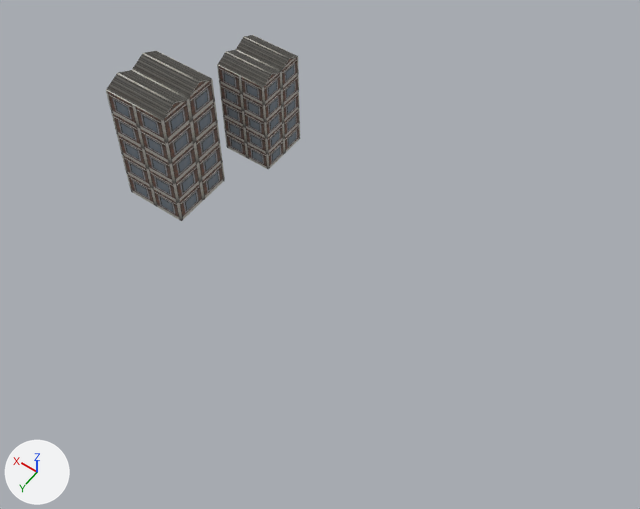
Renders of the OBJ model examples/vehicle-playground/res/models/urban/procgen-procpain-district-tower-x0zm1.obj from each side of a commit.
The view is the same before and after, from a 50 mm camera at (-32.5, 49.2, 83.0) aimed at (2.4, 0.4, 6.4). Every picture has the same lights, and +X, +Y and +Z are marked at lower left. The older version comes first. Where no turn or scale is listed for an object, it has been applied to the vertices. Vertices at exactly the same position are counted once.

Names of what the first picture shows: 'procgen-procpain-district-tower-x0zm1'.
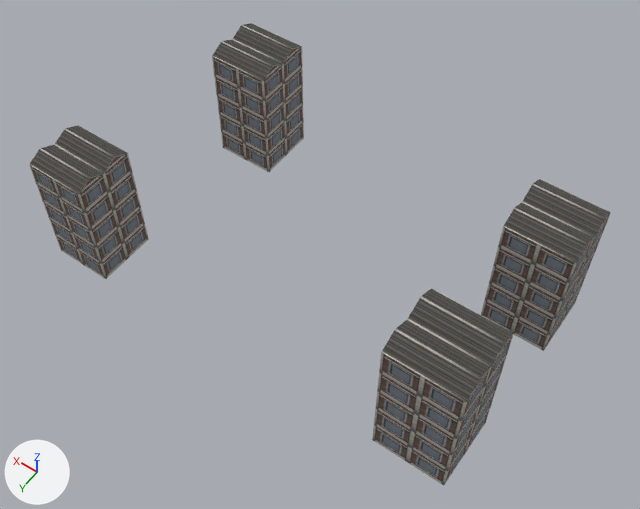
What differs and where, as boxes (x1, y1, x2, y2) in the pictures (640 x 509 px; the box of a moved part takes in the faces that stretch with it):
'procgen-procpain-district-tower-x0zm1', reshaped (199% wider, 148% taller)
    before: (106, 35, 300, 221)
    after: (29, 23, 611, 485)
part 1 of me_procgen_procpain_district_tower_x0zm1, moved or reshaped
    before: (106, 51, 225, 221)
    after: (29, 125, 149, 279)
part 2 of me_procgen_procpain_district_tower_x0zm1, moved or reshaped
    before: (217, 35, 300, 170)
    after: (212, 23, 304, 172)
part 3 of me_procgen_procpain_district_tower_x0zm1, added
    after: (372, 288, 514, 485)
part 4 of me_procgen_procpain_district_tower_x0zm1, added
    after: (481, 179, 611, 351)

The change in detail:
me_procgen_procpain_district_tower_x0zm1 is used by ob_procgen_procpain_district_tower_x0zm1; location (0.0, 0.0, 0.0).
me_procgen_procpain_district_tower_x0zm1 had 28 vertices, 44 faces and spanned x 18.7..30.4, y -18.0..1.9, z 0.0..17.8.
me_procgen_procpain_district_tower_x0zm1 now has 56 vertices, 88 faces and spans x -22.4..30.7, y -18.3..13.7, z 0.0..18.0.
me_procgen_procpain_district_tower_x0zm1 part 1: the loose piece of 14 vertices spanning x 22.1..30.4, y -6.4..1.9, z 0.0..17.8 is scaled about its middle by 0.879, then moved by (0.8, 12.3, -1.1).
me_procgen_procpain_district_tower_x0zm1 part 2: the loose piece of 14 vertices spanning x 18.7..25.6, y -18.0..-11.1, z 0.0..14.6 is scaled about its middle by 1.1, then moved by (0.0, 0.0, 0.7).
me_procgen_procpain_district_tower_x0zm1 part 3: the loose piece of 14 vertices spanning x 22.1..30.4, y -6.4..1.9, z 0.0..17.8 is copied, and the copy is moved by (-43.5, 10.8, 0.1); it spans x -21.5..-13.0, y 4.3..12.8, z 0.0..18.0.
me_procgen_procpain_district_tower_x0zm1 part 4: the loose piece of 14 vertices spanning x 18.7..25.6, y -18.0..-11.1, z 0.0..14.6 is copied, and the copy is scaled about its middle by 1.14, then moved by (-40.6, 3.6, 1.1); it spans x -22.4..-14.5, y -14.9..-7.0, z 0.0..16.7.
